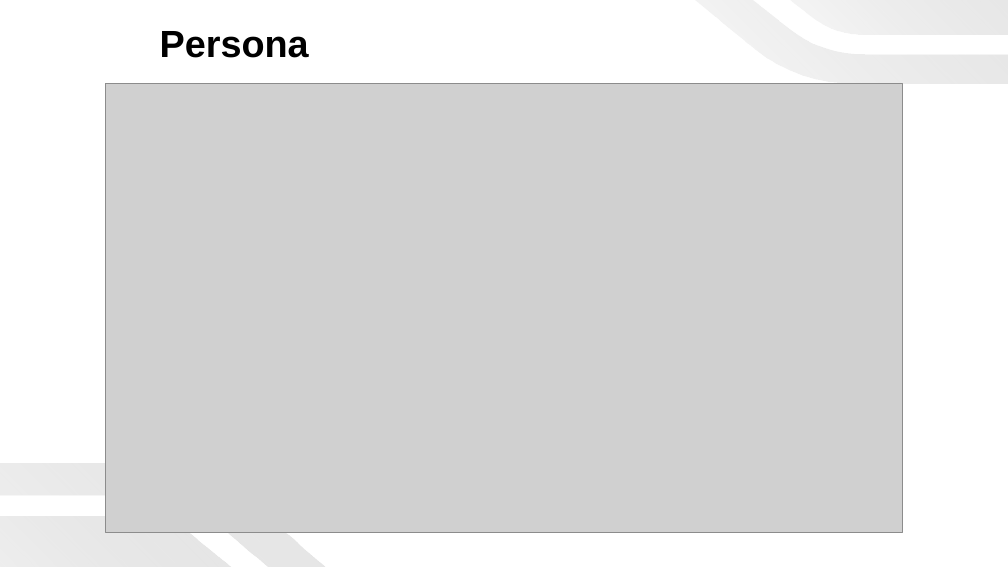
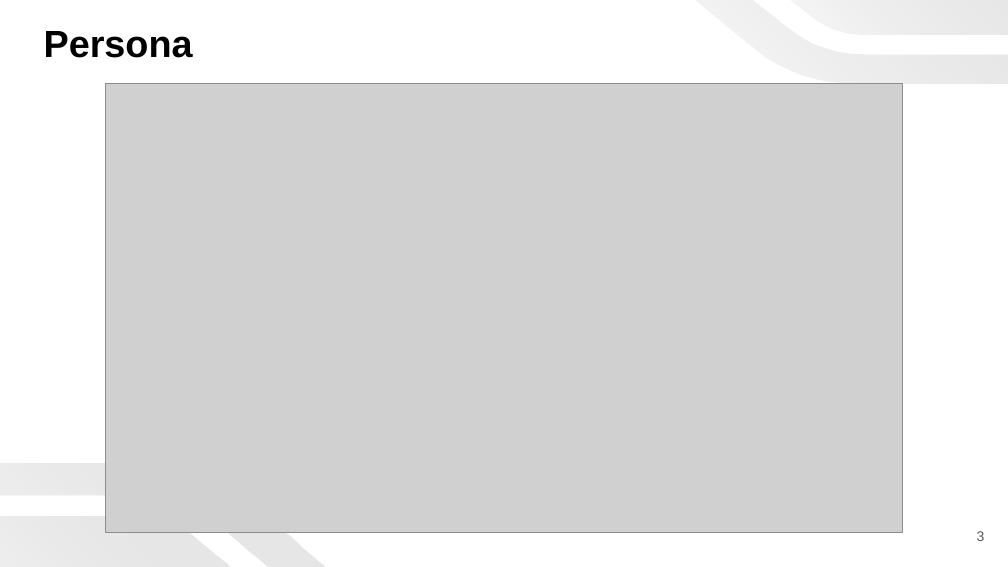
Before and after one commit to AVI-080602/FinalYearProjectOnboarding, a slide deck: slide 3 of Onboarding Presentation Slides.pptx. Drawn at 1008x567 pixels with LibreOffice and Linux fonts; fonts in the diff are those of the drawing; grey boxes stand for pictures. Boxes give left, top, right and bottom in pixels: in the first picture for what was removed or moved away, otherwise in the second. Text is boxed around its words. In the diff, an @@ line names an element or a change of style, - is before the commit and + after.

```diff
--- a/Onboarding Presentation Slides.pptx
+++ b/Onboarding Presentation Slides.pptx
@@ text "Persona" at box(44, 31, 193, 58): alignment centre to left @@
@@ page number added at box(977, 531, 985, 541), 10 pt, text #595959 @@
+3
```
Also in this commit, not shown: 17 other slides changed, 2 slides removed.
